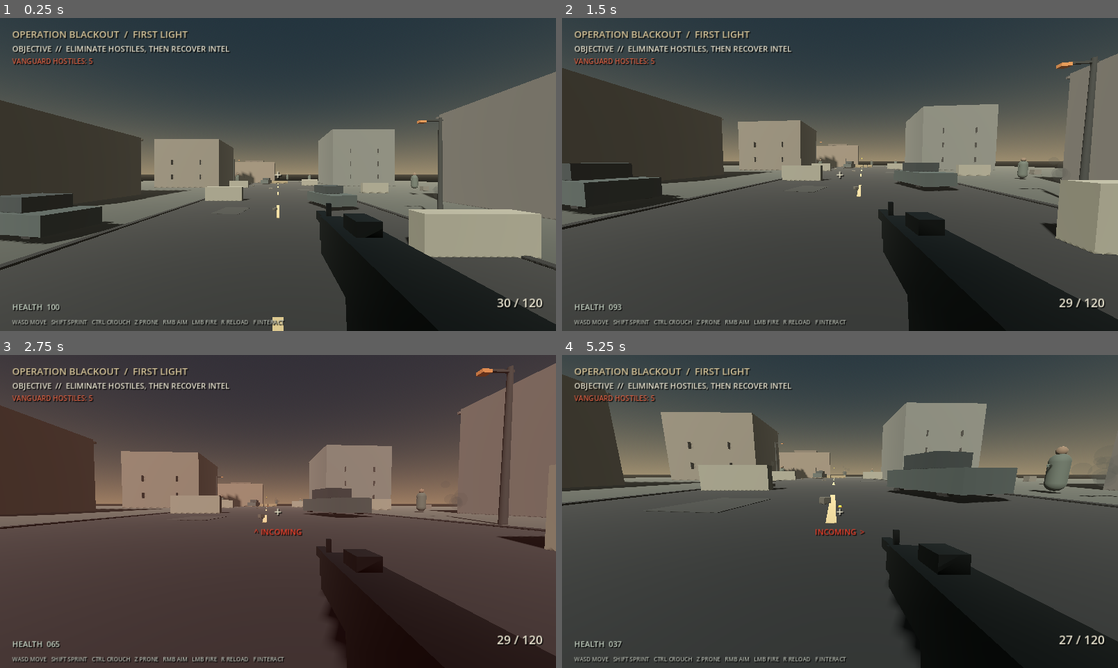
Above: before the commit, frames 1-4 (two rows, left to right).
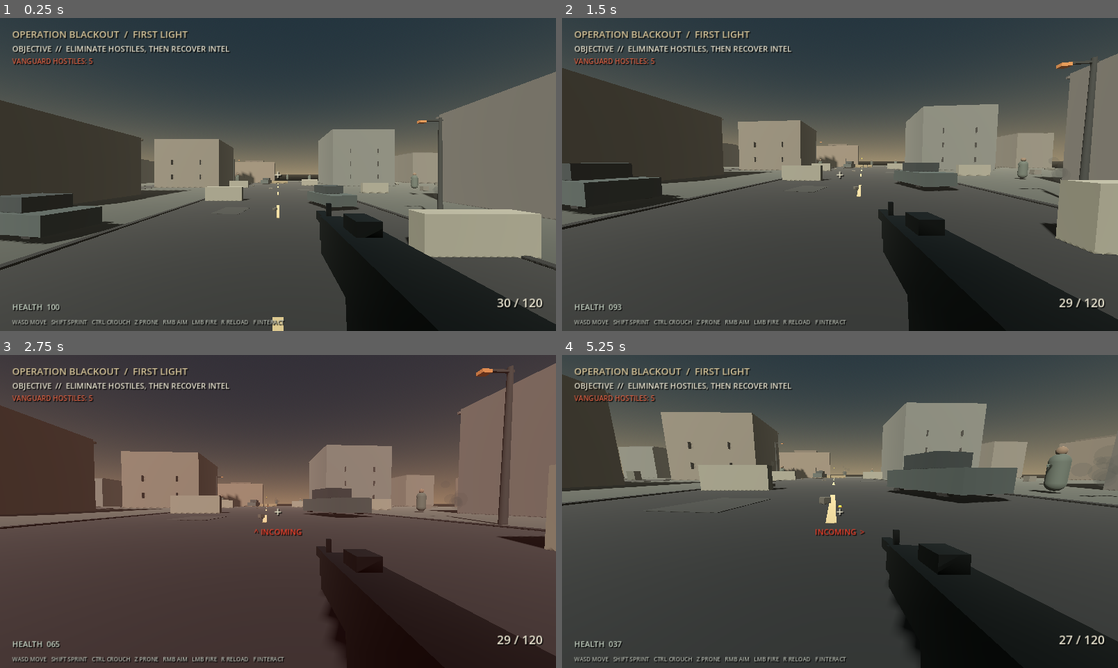
Above: after the commit, the same moments.

Repository: Liladizilla/operation-blackout
Game: Godot game, scene res://scenes/main.tscn
Two runs of this game, one before a commit and one after it. Both use one fixed random seed, a clock stepped at 60 frames per second and the inputs below.
Inputs (mouse positions are in pixels of both pictures, inside the frame that each line leads up to):
- Up to frame 1 (0.25 s): no input
- Up to frame 2 (1.5 s): tap Enter at 0.5 s; move the mouse to (867, 174) at 0.52 s; hold W (move_forward) from 0.53 s (still down); tap Ctrl (crouch) at 0.6 s; click (867, 174) at 0.67 s; tap Space (jump) at 0.77 s; move the mouse to (812, 174) at 1.27 s; tap F (interact) at 1.35 s
- Up to frame 3 (2.75 s): keep holding W (move_forward); tap Space (jump) at 1.52 s; move the mouse to (289, 505) at 2.02 s; tap Z (prone) at 2.1 s
- Up to frame 4 (5.25 s): keep holding W (move_forward); move the mouse to (834, 517) at 2.77 s; tap Shift (sprint) at 2.85 s; click (834, 517) at 2.92 s; tap Space (jump) at 3.02, 3.77, 4.52 s; move the mouse to (878, 514) at 3.52 s; tap Ctrl (crouch) at 3.6 s; move the mouse to (795, 508) at 4.27 s; tap F (interact) at 4.35 s; move the mouse to (845, 511) at 5.02 s; tap Z (prone) at 5.1 s; click (845, 511) at 5.17 s

The runs differ from the first frame. In frame 1, 0.5% of the frame differs, in the area x 25-79%, y 43-55%; in frame 2, 0.8%; in frame 3, 0.7%; in frame 4, 1.4%, in the area x 10-100%, y 26-41%.

Commit message:
Attach the outer district environment pass to the main scene

Diff:
--- a/scenes/main.tscn
+++ b/scenes/main.tscn
@@ -1,6 +1,10 @@
-[gd_scene load_steps=2 format=3]
+[gd_scene load_steps=3 format=3]
 
 [ext_resource type="Script" path="res://scripts/main.gd" id="1"]
+[ext_resource type="Script" path="res://scripts/environment_details.gd" id="2"]
 
 [node name="OperationBlackout" type="Node3D"]
 script = ExtResource("1")
+
+[node name="EnvironmentDetails" type="Node3D" parent="."]
+script = ExtResource("2")
